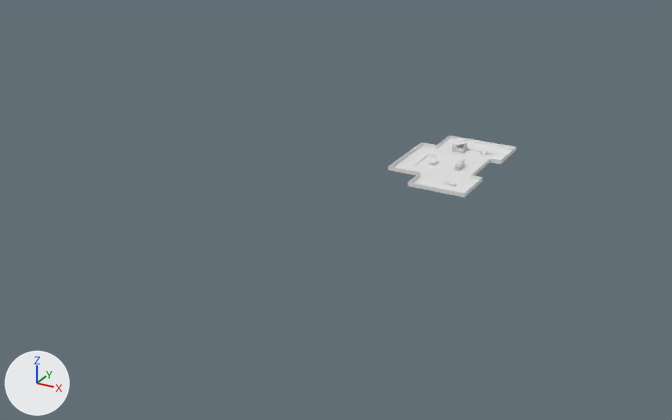
Before and after pictures for a commit that changed the FBX model fbx exports/inferno.FBX.
Before and after are seen from a camera (50 mm lens) standing at (642.0, -1303.0, 582.0) and looking at (-31.0, -79.0, -30.0). Every picture has the same lights, and +X, +Y and +Z are marked at lower left. Where no turn or scale is listed for an object, it has been applied to the vertices. Vertices at the same position are counted once.

Objects in the first picture: 'b01_top', 'boundary_field', 'floor_ground'.
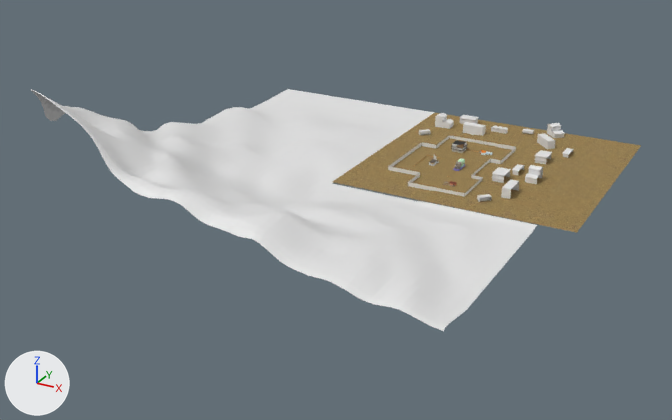
Where the newer file only moved an object's origin or applied its transform, the numbers keep the older frame.

Patch to the scene script:
```diff
--- a/fbx exports/inferno.FBX.py
+++ b/fbx exports/inferno.FBX.py
@@ mat_01___default @@
+mat_01___default = principled_material('01 - Default')
+mat_01___default.texture = img_floor_inbound_jpg
+mat_01___default.roughness = 0.859
@@ me_mesh_002 @@
 me_mesh_002.from_pydata(...)  # 405 vertices, 334 faces; spans x 0.0..160.0, y 0.0..250.0, z 0.0..3.0
+# me_mesh_002 part 1: 334 faces spanning x 0.0..160.0, y 0.0..250.0, z 0.0..3.0 switch from no material to mat_01___default (picture img_floor_inbound_jpg)
@@ ob_b01_top @@
-ob_b01_top = bpy.data.objects.new('b01_top', me_mesh_017)
@@ ob_e_014 @@
+ob_e_014 = bpy.data.objects.new('e_014', me_mesh_028)  # 44 vertices, 27 faces; spans x -18.4..18.4, y -18.4..18.4, z 0.0..24.0
+ob_e_014.location = (200.0, 360.0, 2.0)
@@ ob_e_019 @@
+ob_e_019 = bpy.data.objects.new('e_019', me_mesh_024)  # 55 vertices, 44 faces; spans x -15.0..15.0, y -6.0..6.0, z 0.0..10.0
+ob_e_019.location = (100.0, 330.0, 3.0)
@@ ob_e_017 @@
+ob_e_017 = bpy.data.objects.new('e_017', me_mesh_026)  # 36 vertices, 26 faces; spans x -16.0..16.0, y -11.0..11.0, z 0.0..14.0
+ob_e_017.location = (30.0, 350.0, 2.0)
@@ ob_b01_protrusions @@
+ob_b01_protrusions = bpy.data.objects.new('b01_protrusions', me_mesh_039)  # 71 vertices, 45 faces; spans x -22.0..2.0, y -2.0..22.0, z 4.9..14.9; in mat_04___default (picture img_b01_protrusions_jpg)
+ob_b01_protrusions.location = (80.0, 190.0, 1.0)
@@ ob_e_006 @@
+ob_e_006 = bpy.data.objects.new('e_006', me_mesh_033)  # 50 vertices, 27 faces; spans x -14.8..7.8, y -14.8..7.8, z 0.0..8.5
+ob_e_006.location = (-15.0, 250.0, 3.0)
@@ ob_e_02 @@
+ob_e_02 = bpy.data.objects.new('e_02', me_mesh_037)  # 62 vertices, 44 faces; spans x -10.5..7.5, y -20.0..20.0, z 0.0..17.0
+ob_e_02.location = (220.0, 45.0, 3.0)
@@ ob_e_04 @@
+ob_e_04 = bpy.data.objects.new('e_04', me_mesh_035)  # 44 vertices, 27 faces; spans x -10.0..10.0, y -16.0..16.0, z 0.0..24.0
+ob_e_04.location = (235.0, 120.0, 3.0)
@@ ob_e_018 @@
+ob_e_018 = bpy.data.objects.new('e_018', me_mesh_025)  # 55 vertices, 44 faces; spans x -6.0..6.0, y -15.0..15.0, z 0.0..10.0
+ob_e_018.location = (250.0, 270.0, 2.0)
@@ ob_e_05 @@
+ob_e_05 = bpy.data.objects.new('e_05', me_mesh_025.copy())
+ob_e_05.location = (200.0, 145.0, 3.0)
@@ ob_e_03 @@
+ob_e_03 = bpy.data.objects.new('e_03', me_mesh_036)  # 36 vertices, 26 faces; spans x -11.0..11.0, y -16.0..16.0, z 0.0..14.0
+ob_e_03.location = (185.0, 100.0, 3.0)
@@ ob_e_007 @@
+ob_e_007 = bpy.data.objects.new('e_007', me_mesh_032)  # 44 vertices, 27 faces; spans x -16.0..16.0, y -10.0..10.0, z 0.0..24.0
+ob_e_007.location = (-5.0, 310.0, 3.0)
@@ ob_e_01 @@
+ob_e_01 = bpy.data.objects.new('e_01', me_mesh_038)  # 50 vertices, 27 faces; spans x -7.8..14.8, y -7.8..14.8, z 0.0..8.5
+ob_e_01.location = (190.0, -5.0, 3.0)
@@ ob_e_011 @@
+ob_e_011 = bpy.data.objects.new('e_011', me_mesh_030)  # 62 vertices, 44 faces; spans x -19.4..19.4, y -19.4..19.4, z 0.0..17.0
+ob_e_011.location = (200.0, 300.0, 2.0)
@@ ob_e_mountain @@
+ob_e_mountain = bpy.data.objects.new('e_mountain', me_mesh_023_1)  # 3434 vertices, 3300 faces; spans x -405.0..295.0, y -401.0..380.0, z -1.0..199.0
+ob_e_mountain.location = (0.0, 0.0, 0.0)
@@ ob_e_008 @@
+ob_e_008 = bpy.data.objects.new('e_008', me_mesh_031)  # 62 vertices, 44 faces; spans x -20.0..20.0, y -10.5..7.5, z 0.0..17.0
+ob_e_008.location = (60.0, 300.0, 3.0)
@@ ob_floor_outbound @@
+ob_floor_outbound = bpy.data.objects.new('floor_outbound', me_mesh_040)  # 49 vertices, 27 faces; spans x -55.0..355.0, y -50.0..380.0, z 2.0..4.0; in mat_07___default (picture img_floor_outbound_jpg)
+ob_floor_outbound.location = (0.0, 0.0, 0.0)
@@ ob_e_016 @@
+ob_e_016 = bpy.data.objects.new('e_016', me_mesh_036.copy())
+ob_e_016.location = (220.0, 220.0, 2.0)
@@ ob_e_013 @@
+ob_e_013 = bpy.data.objects.new('e_013', me_mesh_029)  # 50 vertices, 27 faces; spans x -15.5..5.5, y -5.5..5.5, z 0.0..8.5
+ob_e_013.location = (156.0, 347.0, 2.0)
```

Where the change shows, as pixel boxes (x1, y1, x2, y2) in the pictures (672 x 420 px):
'e_mountain', added
    after: (31, 89, 537, 331)
'floor_outbound', added (brown)
    after: (333, 113, 641, 233)
'e_04', added
    after: (525, 165, 543, 184)
'e_008', added
    after: (463, 122, 486, 136)
'e_007', added
    after: (435, 113, 454, 129)
'e_02', added
    after: (501, 179, 519, 199)
'e_011', added
    after: (537, 133, 555, 149)
'e_014', added
    after: (547, 123, 565, 138)
'e_03', added
    after: (491, 167, 511, 183)
'e_016', added
    after: (534, 150, 552, 164)
'e_017', added
    after: (459, 115, 479, 124)
'e_019', added
    after: (491, 125, 508, 134)
'e_01', added
    after: (477, 194, 492, 202)
'e_05', added
    after: (512, 164, 525, 175)
'b01_top', deleted
    before: (451, 140, 468, 148)
'e_018', added
    after: (562, 148, 574, 158)
'b01_protrusions', added
    after: (451, 140, 468, 151)
'e_006', added
    after: (419, 129, 431, 135)
'e_013', added
    after: (522, 129, 534, 134)
part 1 of me_mesh_002, recoloured (white to brown)
    both: (393, 138, 512, 196)
